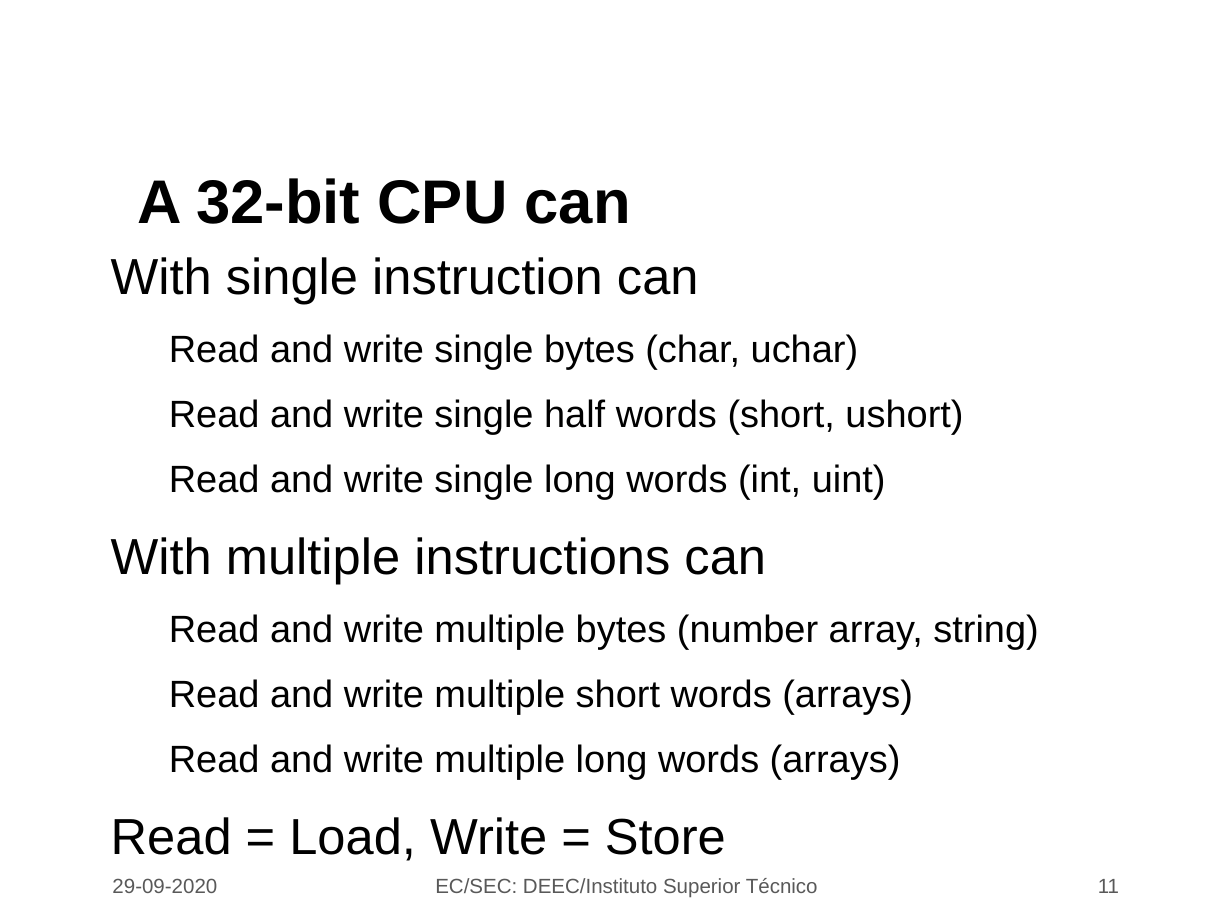
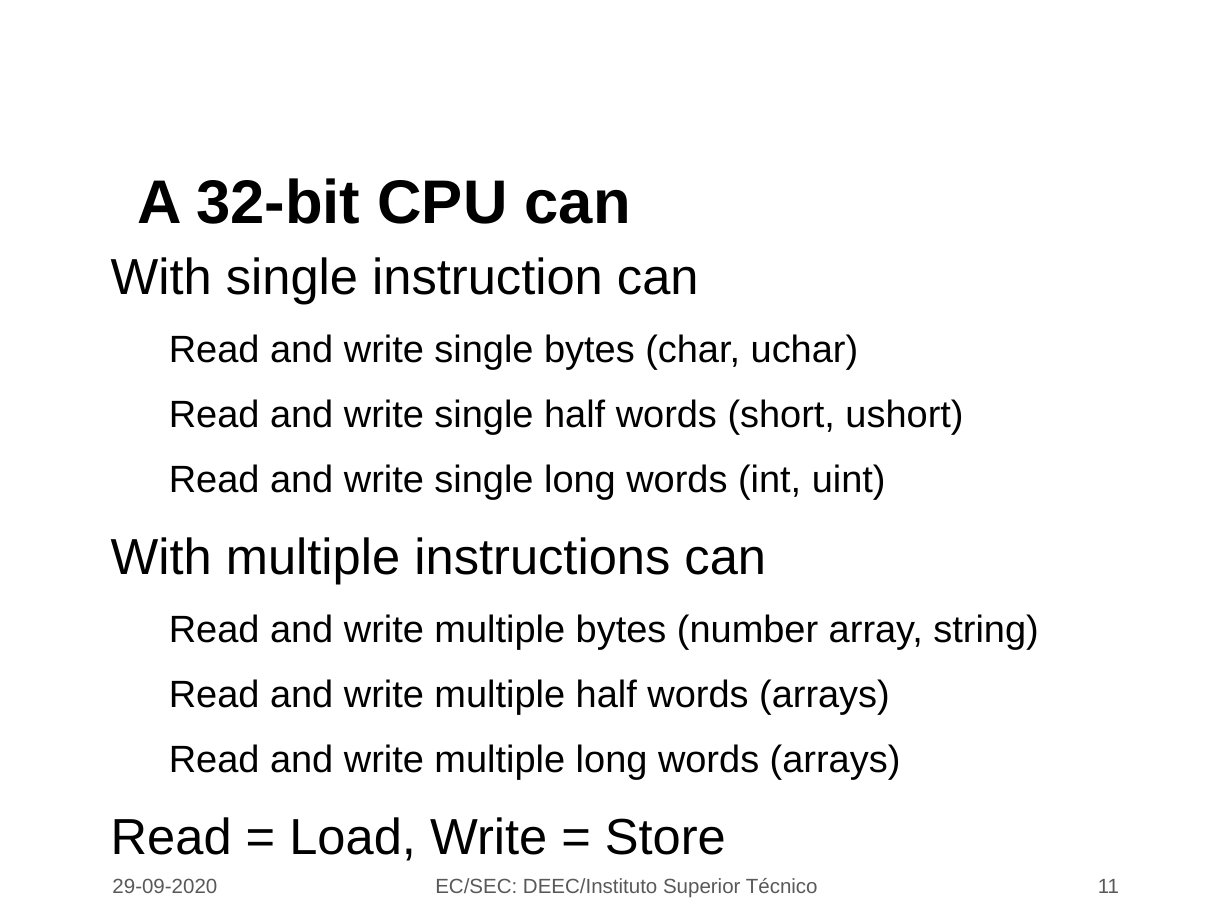
Before and after one commit to jjts/ist-sec, a slide deck: slide 11 of lectures/l3/l3.odp. Drawn at 1232x924 pixels with LibreOffice and Linux fonts; fonts in the diff are those of the drawing; background and template pictures are left out. Boxes give left, top, right and bottom in pixels: in the first picture for what was removed or moved away, otherwise in the second. Text is boxed around its words. In the diff, an @@ line names an element or a change of style, - is before the commit and + after.

```diff
--- a/lectures/l3/l3.odp
+++ b/lectures/l3/l3.odp
@@ text at box(169, 679, 890, 714): text changed @@
-  − Read and write multiple short words (arrays)
+  − Read and write multiple half words (arrays)
```
Also in this commit, not shown: 15 other slides changed, 3 slides added, 1 slide removed, 5 other files.
